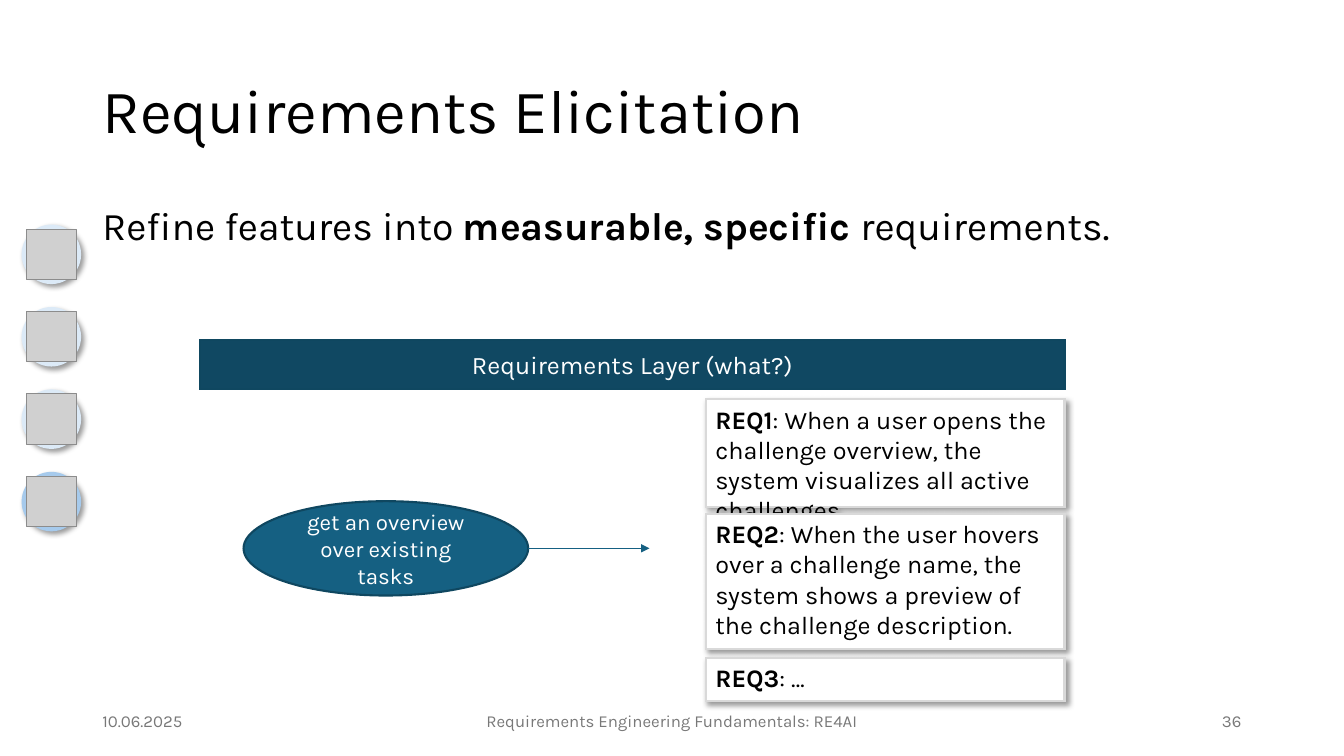
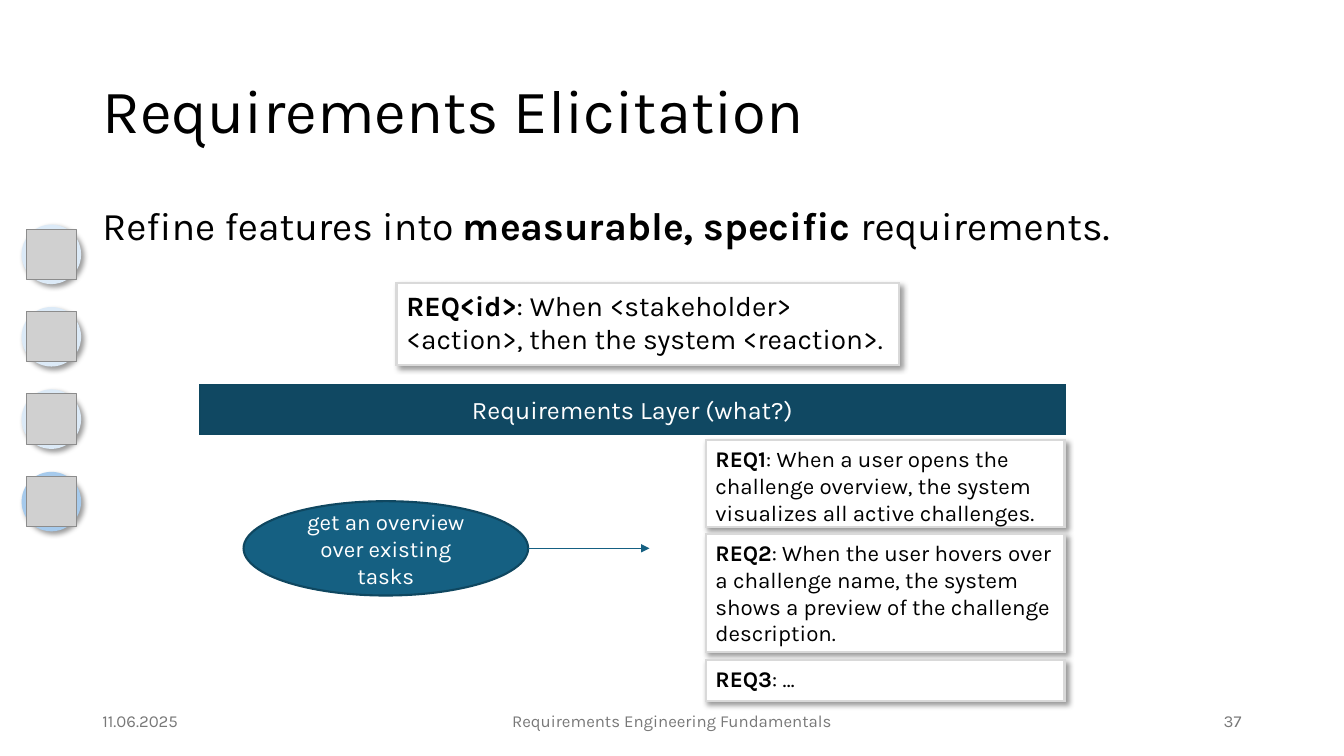
Before and after one commit to JulianFrattini/seminar-refun, a slide deck: slide 37 of slides/base/seminar-refun-base.pptx (slide 36 before the commit). Drawn at 1344x756 pixels with LibreOffice and Linux fonts; fonts in the diff are those of the drawing; grey boxes stand for pictures; background and template pictures are left out. Boxes give left, top, right and bottom in pixels: in the first picture for what was removed or moved away, otherwise in the second. Text is boxed around its words. In the diff, an @@ line names an element or a change of style, - is before the commit and + after.

```diff
--- a/slides/base/seminar-refun-base.pptx
+++ b/slides/base/seminar-refun-base.pptx
@@ rectangle added at (396,283,898,366), fill #FFFFFF, outline #D9D9D9 1.5 pt, 20 pt, text #000000 @@
+REQ<id>: When <stakeholder> <action>, then the system <reaction>.
@@ rectangle "Requirements Layer (what?)": place and size @@
-rectangle "Requirements Layer (what?)" at (201,340,1065,389)
+rectangle "Requirements Layer (what?)" at (201,385,1065,435)
@@ size 18 to 16 pt in 3 elements at (706,660,1065,701), (706,534,1065,652), (706,441,1065,527) @@
@@ rectangle "REQ1: When a user opens ...": place and size @@
-rectangle "REQ1: When a user opens ..." at (706,399,1065,507)
+rectangle "REQ1: When a user opens ..." at (706,441,1065,527)
@@ rectangle "REQ2: When the user hovers ...": place and size @@
-rectangle "REQ2: When the user hovers ..." at (706,513,1065,648)
+rectangle "REQ2: When the user hovers ..." at (706,534,1065,652)
@@ text at (102,716,177,727): text changed @@
-10.06.2025
+11.06.2025
@@ text at (512,715,831,731): text changed @@
-Requirements Engineering Fundamentals: RE4AI
+Requirements Engineering Fundamentals
@@ page number at (1224,716,1242,727): text changed @@
-36
+37
```
Also in this commit, not shown: 41 other slides changed, 1 slide added, 5 other files.
